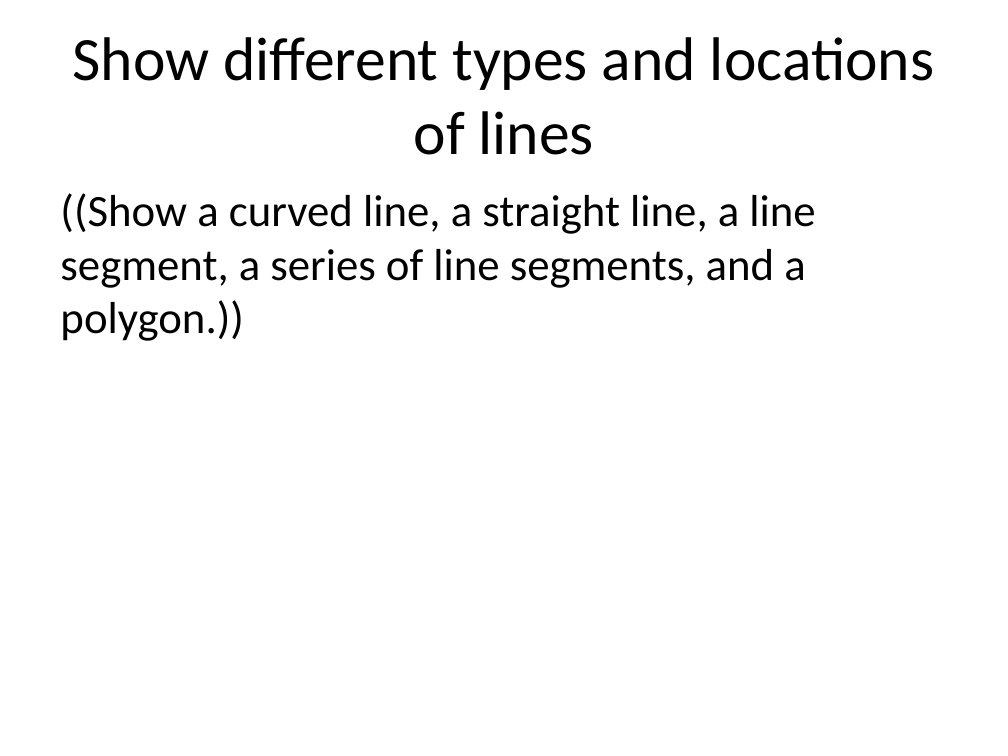
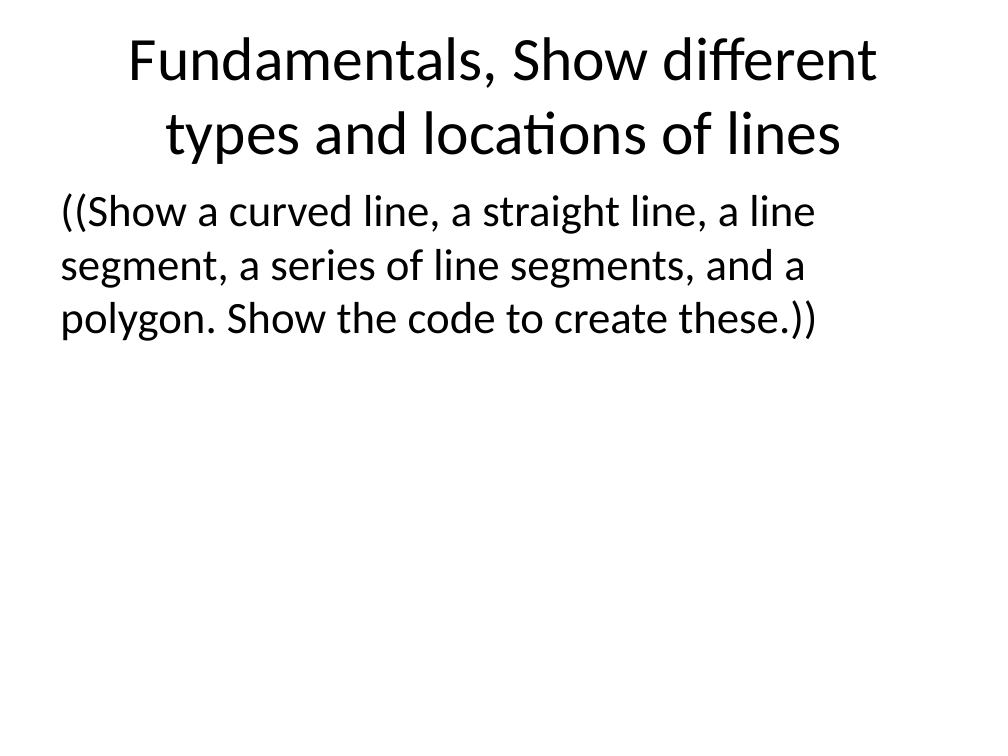
Before and after one commit to pmean/data-visualization, a slide deck: slide 3 of data-viz-03/component/fundamentals.pptx. Drawn at 1008x756 pixels with LibreOffice and Linux fonts; fonts in the diff are those of the drawing. Boxes give left, top, right and bottom in pixels: in the first picture for what was removed or moved away, otherwise in the second. Text is boxed around its words. In the diff, an @@ line names an element or a change of style, - is before the commit and + after.

```diff
--- a/data-viz-03/component/fundamentals.pptx
+++ b/data-viz-03/component/fundamentals.pptx
@@ title at (129,37,878,164): text changed @@
-Show different types and locations of lines
+Fundamentals, Show different types and locations of lines
@@ text at (60,193,817,341): text changed @@
-((Show a curved line, a straight line, a line segment, a series of line segments, and a polygon.))
+((Show a curved line, a straight line, a line segment, a series of line segments, and a polygon. Show the code to create these.))
```
Also in this commit, not shown: 16 other slides changed, 3 slides added, 8 other files.
